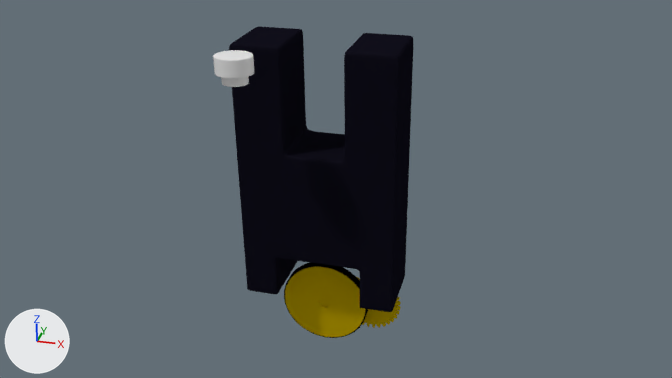
The Blender file Models/Magnetic_Robot/magnetic_robot_4.blend, before and after one commit.
One viewpoint serves both versions: the file's camera 'Camera'. The lights are fixed; the arrows at lower left show +X, +Y and +Z.

The first picture shows 'Cog Wheel', 'Cube', 'Cylinder', 'Jante', 'Rubber'.
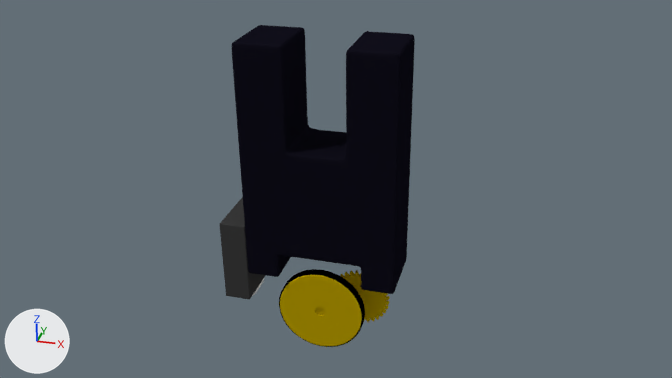
Pixel boxes [x1, y1, x2, y2] of what changed, in the pictures (672 x 378 px; the box of a moved part takes in the faces that stretch with it):
'Cube', reshaped, moved: before [229, 27, 413, 312]; after [232, 25, 415, 294]
'Jante', moved: before [285, 266, 366, 337]; after [280, 274, 362, 346]
'Side Support', added (black): after [220, 197, 266, 299]
'Cylinder', deleted: before [213, 50, 254, 87]
'Cog Wheel', moved: before [357, 277, 401, 328]; after [340, 270, 390, 323]
'Rubber', moved: before [284, 263, 368, 338]; after [279, 269, 365, 347]
'Side Wheel', moved (not visible before): after [252, 279, 264, 296]
part 1 of me_cube_001, moved or reshaped: before [245, 252, 406, 312]; after [247, 247, 407, 294]

Edits to the bpy script that builds the scene:
```text
Add mat_material:
    mat_material = diffuse_material('Material')
    mat_material.base_color = (0.0445, 0.0445, 0.0445)  # black #3c3c3c
Change me_cube_001:
    where me_cube_001.from_pydata(...)  # 202 vertices, 195 faces; spans x -0.29..0.0, y -1.0..0.03, z -1.07..2.81
    used by ob_cube; location = (0.0, 0.41, 0.0); scale = (4.0, 1.0, 1.0)
    me_cube_001 part 1: all 28 vertices in x -0.29..-0.16, y -1.0..0.03, z -1.07..-1.02 are moved by (0.0, 0.0, 0.27)
Add me_cube:
    me_cube.from_pydata(...)  # 56 vertices, 54 faces; spans x -0.04..1.0, y -1.0..1.0, z -1.3..0.01
    me_cube.polygons.foreach_set('use_smooth', [True] * 54)
    me_cube.materials.append(mat_material)  # black #3c3c3c
Change ob_cube:
    ob_cube.location: (0.0, 0.41, 0.0) -> (0.0, 0.49, 0.0)
Change ob_cog_wheel:
    ob_cog_wheel.location: (0.68, 0.05, -1.38) -> (0.5, 0.05, -1.32)
Remove ob_cylinder:
    ob_cylinder = bpy.data.objects.new('Cylinder', me_cylinder)
    ob_cylinder.location = (-0.74, -1.35, 2.79)
    ob_cylinder.scale = (0.255, 0.225, 0.104)
    _m = ob_cylinder.modifiers.new('Subsurf', 'SUBSURF')
    _m.levels = 3
Change ob_jante:
    ob_jante.location: (-0.02, -0.09, -1.39) -> (-0.02, -0.33, -1.39)
Change ob_side_wheel:
    ob_side_wheel.location: (-0.9, -0.08, -1.08) -> (-1.35, 0.0, -1.31)
Change ob_rubber:
    ob_rubber.location: (-0.02, -0.11, -1.39) -> (-0.02, -0.35, -1.39)
Add ob_side_support:
    ob_side_support = bpy.data.objects.new('Side Support', me_cube)
    ob_side_support.location = (-1.53, 0.01, 0.0)
    ob_side_support.scale = (0.389, 0.509, 1.0)
    _m = ob_side_support.modifiers.new('Subsurf', 'SUBSURF')
    _m.levels = 3
```
